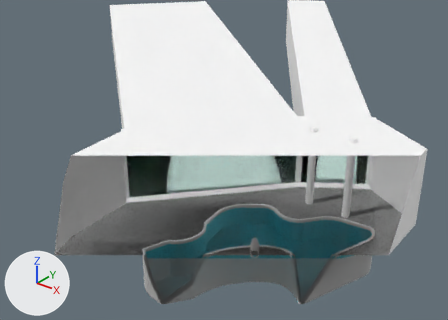
Two versions of the Blender file Poolroom.blend, one commit apart.
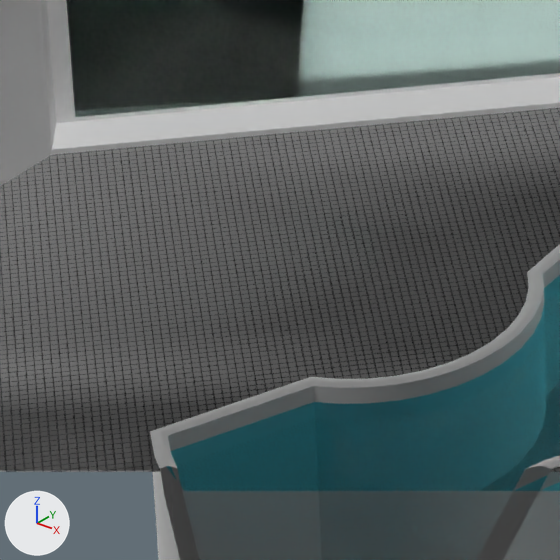
Each version is shown from a 50 mm lens placed at (13.72, -19.8, 15.08), pointed at (-2.01, -0.13, 2.89), then close up on the part from 26% to 47% of the width and 56% to 84% of the height. The axes (+X, +Y, +Z) are drawn at lower left. The lights are the same throughout. Everything nearer to the camera than a plane just in front of the edit is cut away.

Objects in the first close-up: 'Pool', 'Pool Room', 'Pool Room.001', 'water'.
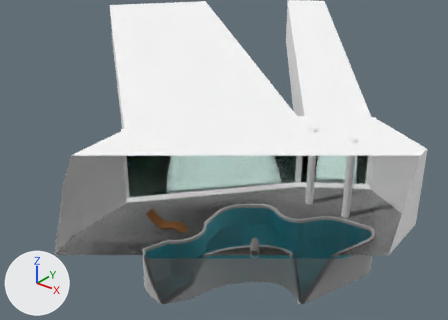
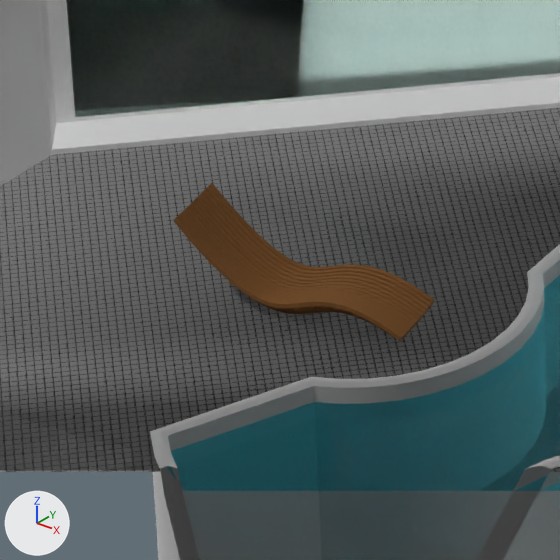
Location of each change, [x1, y1, x2, y2] in pixels of the close-ups (560 x 560 px):
'rhino_fancy_chair.002', added: after [174, 183, 434, 341]

What changed in the scene script:
```text
Add mat_default_obj:
    mat_default_obj = bpy.data.materials.new('Default_OBJ')
    # nodes: BsdfPrincipled, Bump, CombineXYZ, Mapping, Math, OutputMaterial, TexCoord, TexNoise, ValToRGB
    # colours: black #000000, orange #b97d43
Add me_rhino_fancy_chair_002:
    me_rhino_fancy_chair_002.from_pydata(...)  # 19966 vertices, 13054 faces; spans x -2.67..2.49, y -0.55..0.95, z -0.61..0.61
    me_rhino_fancy_chair_002.materials.append(mat_default_obj)
Add ob_rhino_fancy_chair_002:
    ob_rhino_fancy_chair_002 = bpy.data.objects.new('rhino_fancy_chair.002', me_rhino_fancy_chair_002)
    ob_rhino_fancy_chair_002.location = (-3.293, -2.681, 0.282)
    ob_rhino_fancy_chair_002.rotation_euler = (1.568, -0.0375, -2.862)  # degrees (90, -2.1, -164)
    ob_rhino_fancy_chair_002.scale = (0.364, 0.457, 0.457)
    _m = ob_rhino_fancy_chair_002.modifiers.new('Decimate', 'DECIMATE')
    _m.decimate_type = 'UNSUBDIV'
    _m.iterations = 4
```
